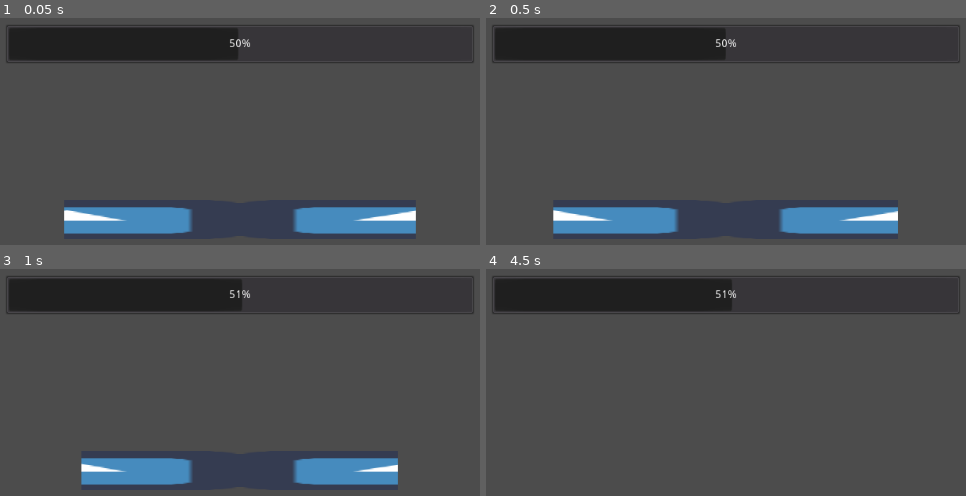
Above: before the commit, frames 1-4 (two rows, left to right).
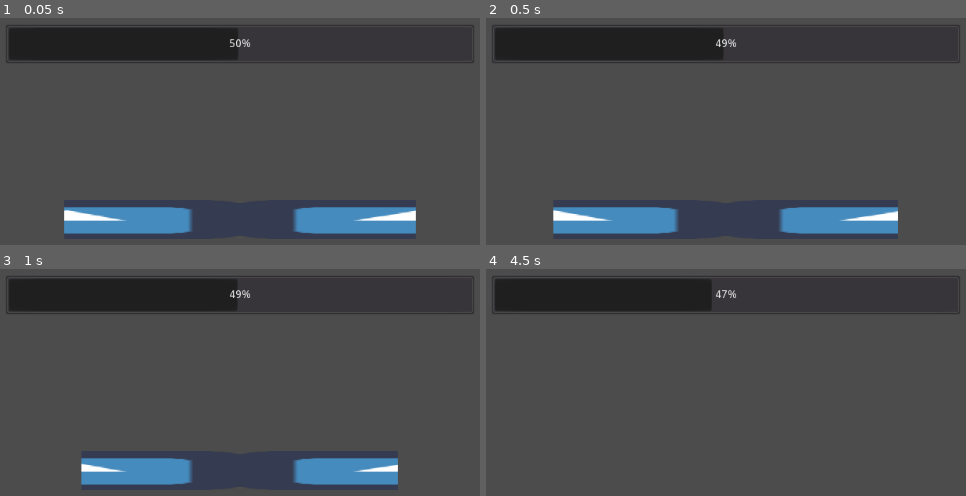
Above: after the commit, the same moments.

Repository: chris-janidlo/mini-jam-114
Game: Godot game, scene res://levels/Main.tscn
Same seed, same stepped clock (60 frames per second), same inputs: the game is played once before the commit and once after it. The project has no main scene, so this scene is started directly. The engine's default icon, where the game draws it, is replaced by a stand-in: a white triangle on a blue panel in a dark square.
Inputs:
- Up to frame 1 (0.05 s): no input
- Up to frame 2 (0.5 s): no input
- Up to frame 3 (1 s): no input
- Up to frame 4 (4.5 s): tap Enter at 3.5 s; tap Space at 4.25 s

Frame 1 is identical in both runs. In frame 2, less than 0.1% of the frame differs, in the area x 47-51%, y 5-18%; in frame 3, 0.1%; in frame 4, 0.5%, in the area x 47-52%, y 4-19%.

Commit message:
Fix stun mechanic

Diff:
--- a/Beam Manager.gd
+++ b/Beam Manager.gd
@@ -3,6 +3,7 @@
 export var meter_push_increase_amount: float
 export var meter_decrease_acceleration: float
 export var overexert_stun_time: float
+export var overexert_stun_meter_penalty: float
 
 export var power_by_meter_position: Curve
 export var power_multiplier: float
@@ -53,10 +54,11 @@
 
 func _manage_meter(delta: float, meter: MeterState) -> void:
 	meter.stun_timer -= delta
-	if meter.stun_timer > 0:
-		return
 
-	if Input.is_action_just_pressed(input_action_prefix + meter.side):
+	var pressed := Input.is_action_just_pressed(input_action_prefix + meter.side)
+	var stunned := meter.stun_timer > 0
+
+	if pressed and not stunned:
 		meter.position += meter_push_increase_amount
 		meter.velocity = 0
 	else:
@@ -64,8 +66,9 @@
 		meter.position -= meter.velocity * delta
 
 	meter.position = clamp(meter.position, 0, 100)
-	if meter.position == 100:
+	if not stunned and meter.position == 100:
 		meter.stun_timer = overexert_stun_time
+		meter.position -= overexert_stun_meter_penalty
 
 
 func get_overall_power() -> float:
@@ -73,4 +76,4 @@
 
 
 func get_side_power(meter: MeterState) -> float:
-	return power_by_meter_position.interpolate_baked(meter.position)
+	return power_by_meter_position.interpolate_baked(meter.position / 100)
--- a/Beam Manager.tscn
+++ b/Beam Manager.tscn
@@ -10,7 +10,8 @@
 script = ExtResource( 1 )
 meter_push_increase_amount = 1.0
 meter_decrease_acceleration = 10.0
-overexert_stun_time = 1.0
+overexert_stun_time = 3.0
+overexert_stun_meter_penalty = 75.0
 power_by_meter_position = SubResource( 1 )
 power_multiplier = 2.0
 input_action_prefix = "push_"
